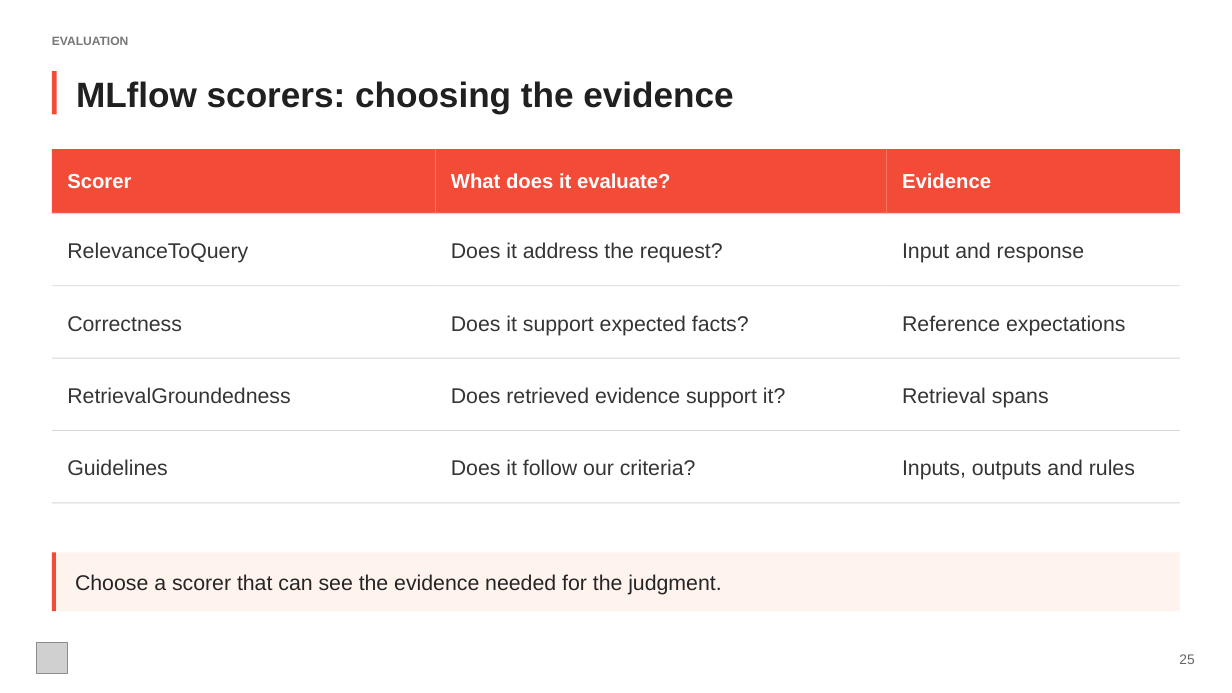
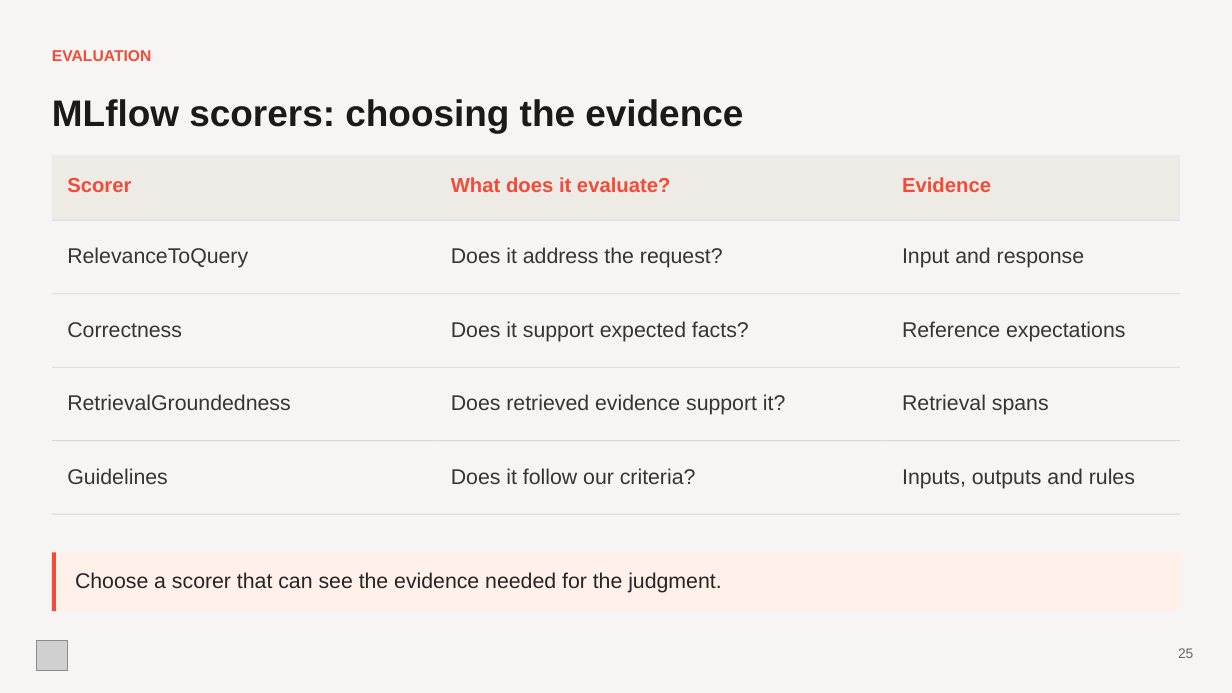
Before and after one commit to evangoh122/course-code-hub, a slide deck: slide 25 of presentations/lecture4.pptx. Drawn at 1232x693 pixels with LibreOffice and Linux fonts; fonts in the diff are those of the drawing; grey boxes stand for pictures. Boxes give left, top, right and bottom in pixels: in the first picture for what was removed or moved away, otherwise in the second. Text is boxed around its words. In the diff, an @@ line names an element or a change of style, - is before the commit and + after.

```diff
--- a/presentations/lecture4.pptx
+++ b/presentations/lecture4.pptx
@@ background #FFFFFF to #F6F5F3 @@
@@ text "EVALUATION": place and size @@
-text "EVALUATION" at (52,36,128,45)
+text "EVALUATION" at (52,50,152,61)
@@ text "EVALUATION" at (52,50,152,61): size 9.4 to 12.2 pt, text colour #777777 to #F24B37 @@
@@ rectangle removed at (52,71,56,115) @@
@@ text "MLflow scorers: choosing the evidence": place and size @@
-text "MLflow scorers: choosing the evidence" at (76,81,733,113)
+text "MLflow scorers: choosing the evidence" at (52,99,743,133)
@@ text "MLflow scorers: choosing the evidence" at (52,99,743,133): size 27.4 to 28.8 pt, text colour #202020 to #1A1A1A @@
@@ 9 rectangles: place and size @@
-9 rectangles at (52,149,1180,287)
+9 rectangles at (52,155,1180,294)
@@ fill #F24B37 to #EEEAE6 in 3 elements at (435,155,886,221), (52,155,435,221), (887,155,1180,221) @@
@@ text colour #FFFFFF to #F24B37 in 3 elements at (451,177,671,192), (67,178,131,192), (902,177,991,192) @@
@@ text "RelevanceToQuery": place and size @@
-text "RelevanceToQuery" at (67,242,248,263)
+text "RelevanceToQuery" at (67,247,248,268)
@@ text "Does it address the request?": place and size @@
-text "Does it address the request?" at (451,242,723,263)
+text "Does it address the request?" at (451,247,723,268)
@@ text "Input and response": place and size @@
-text "Input and response" at (902,242,1085,263)
+text "Input and response" at (902,247,1085,268)
@@ text "Correctness": place and size @@
-text "Correctness" at (67,316,182,331)
+text "Correctness" at (67,322,182,337)
@@ text "Does it support expected facts?": place and size @@
-text "Does it support expected facts?" at (451,315,749,336)
+text "Does it support expected facts?" at (451,321,749,342)
@@ text "Reference expectations": place and size @@
-text "Reference expectations" at (902,315,1125,336)
+text "Reference expectations" at (902,321,1125,342)
@@ text "RetrievalGroundedness": place and size @@
-text "RetrievalGroundedness" at (67,387,290,403)
+text "RetrievalGroundedness" at (67,394,290,410)
@@ text "Does retrieved evidence support it?": place and size @@
-text "Does retrieved evidence support it?" at (451,387,785,408)
+text "Does retrieved evidence support it?" at (451,394,785,415)
@@ text "Retrieval spans": place and size @@
-text "Retrieval spans" at (902,387,1049,408)
+text "Retrieval spans" at (902,394,1049,415)
@@ text "Guidelines": place and size @@
-text "Guidelines" at (67,459,167,475)
+text "Guidelines" at (67,468,167,484)
@@ text "Does it follow our criteria?": place and size @@
-text "Does it follow our criteria?" at (451,459,696,475)
+text "Does it follow our criteria?" at (451,468,696,484)
@@ text "Inputs, outputs and rules": place and size @@
-text "Inputs, outputs and rules" at (902,459,1135,480)
+text "Inputs, outputs and rules" at (902,468,1135,489)
@@ 9 rectangles: place and size @@
-9 rectangles at (52,358,1180,504)
+9 rectangles at (52,367,1180,515)
@@ rectangle at (52,553,1180,612): fill #FFF3ED to #FFF0E9 @@
@@ text "25": place and size @@
-text "25" at (1179,654,1194,664)
+text "25" at (1178,648,1193,658)
```
Also in this commit, not shown: 41 other slides changed, 3 slides added, 3 slides removed, 5 other files.
